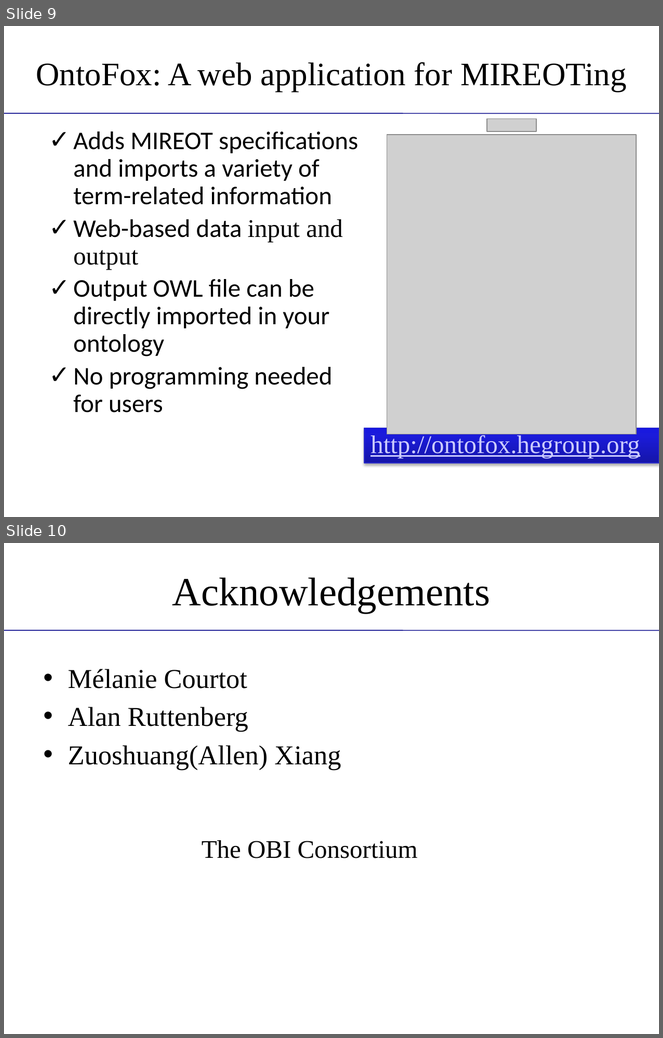
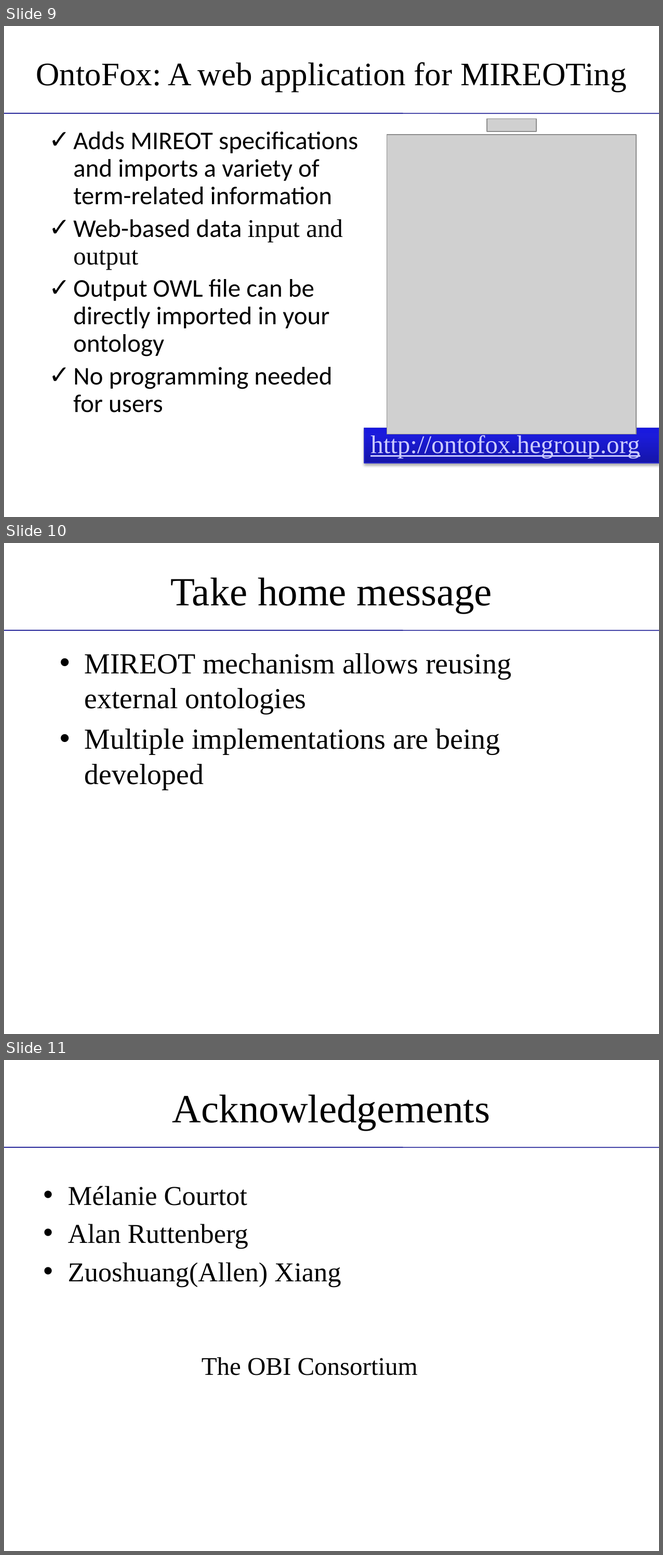
Before and after one commit to obi-ontology/obi-legacy-svn, a slide deck: trunk/docs/presentations/OBI tutorial July 2011 ICBO/MIREOT-View.pptx. Shown one above the other, each under a label of ours: slides 9 and 10 before the commit, slides 9, 10 and 11 after it. The pictures are 663x1038 and 663x1555 pixels, drawn with LibreOffice and Linux fonts; fonts in the diff are those of the drawing; grey boxes stand for pictures; background and template pictures are left out. Boxes give left, top, right and bottom in pixels: in the first picture for what was removed or moved away, otherwise in the second. Text is boxed around its words. In the diff, an @@ line names an element or a change of style, - is before the commit and + after.

```diff
--- a/trunk/docs/presentations/OBI tutorial July 2011 ICBO/MIREOT-View.pptx
+++ b/trunk/docs/presentations/OBI tutorial July 2011 ICBO/MIREOT-View.pptx
@@ slide 10 added at box(4, 543, 659, 1034), background #FFFFFF; not listed: 1 template element that a slide beside it also shows @@
@@ title added at box(170, 577, 492, 613), 44 pt, text #000000 @@
+Take home message
@@ text added at box(84, 653, 512, 789), 32 pt, text #000000 @@
+• MIREOT mechanism allows reusing external ontologies
+• Multiple implementations are being developed
@@ what was slide 10 is now slide 11 @@
```
Also in this commit, not shown: 1 slide changed, 1 other slide added.
